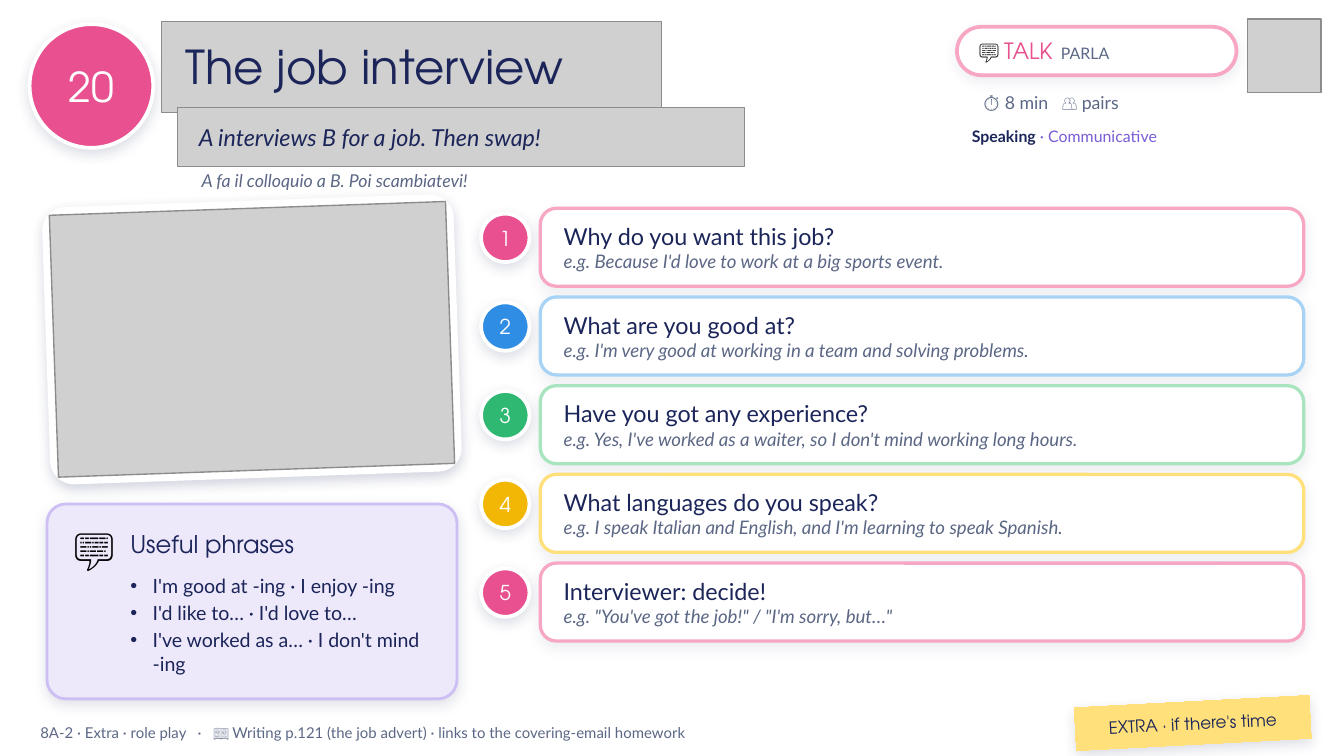
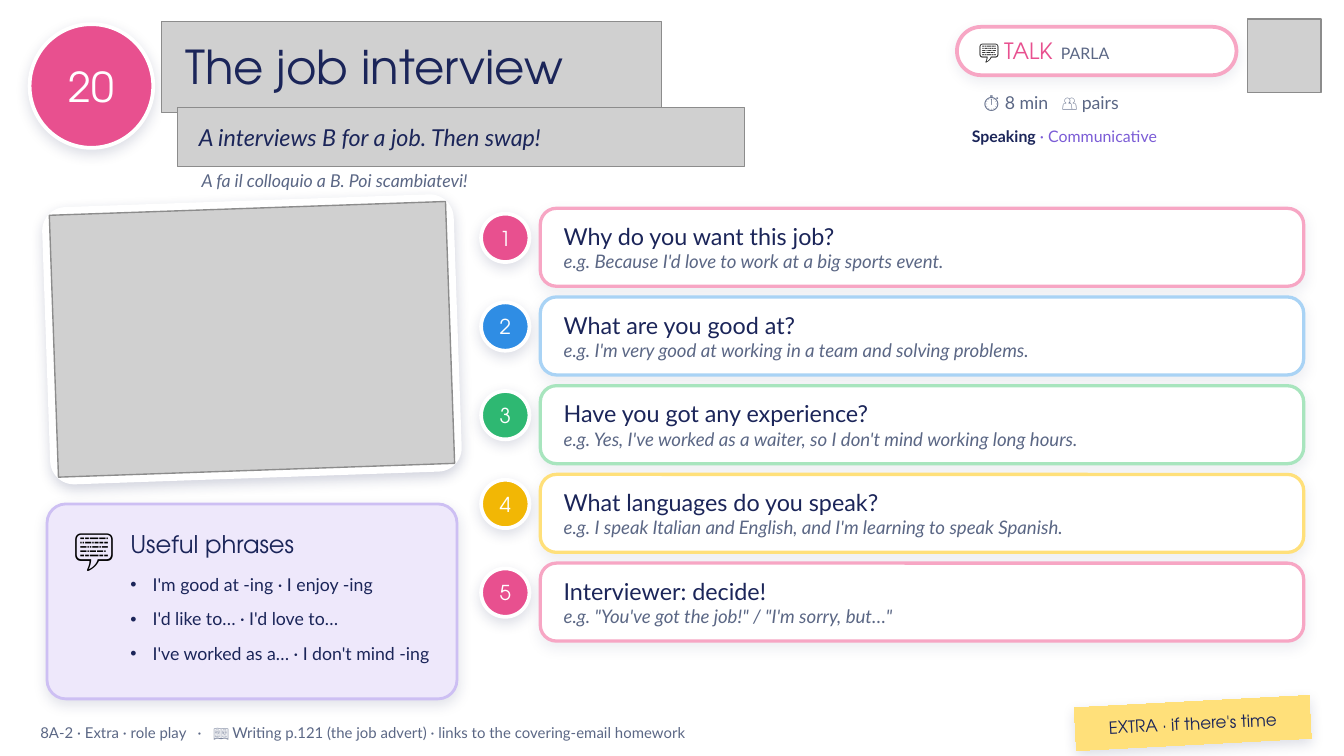
Before and after one commit to londonlanguageschool/Bagheria-, a slide deck: slide 20 of materials/B1/B1_8A-2_The_right_job_for_you.pptx. Drawn at 1344x756 pixels with LibreOffice and Linux fonts; fonts in the diff are those of the drawing; grey boxes stand for pictures; background and template pictures are left out. Boxes give left, top, right and bottom in pixels: in the first picture for what was removed or moved away, otherwise in the second. Text is boxed around its words. In the diff, an @@ line names an element or a change of style, - is before the commit and + after.

```diff
--- a/materials/B1/B1_8A-2_The_right_job_for_you.pptx
+++ b/materials/B1/B1_8A-2_The_right_job_for_you.pptx
@@ text "I'm good at -ing · ..." at (x1=153, y1=578, x2=429, y2=664): size 10.5 to 9.5 pt; more space between paragraphs @@
```
Also in this commit, not shown: 13 other slides changed, 28 other files.
